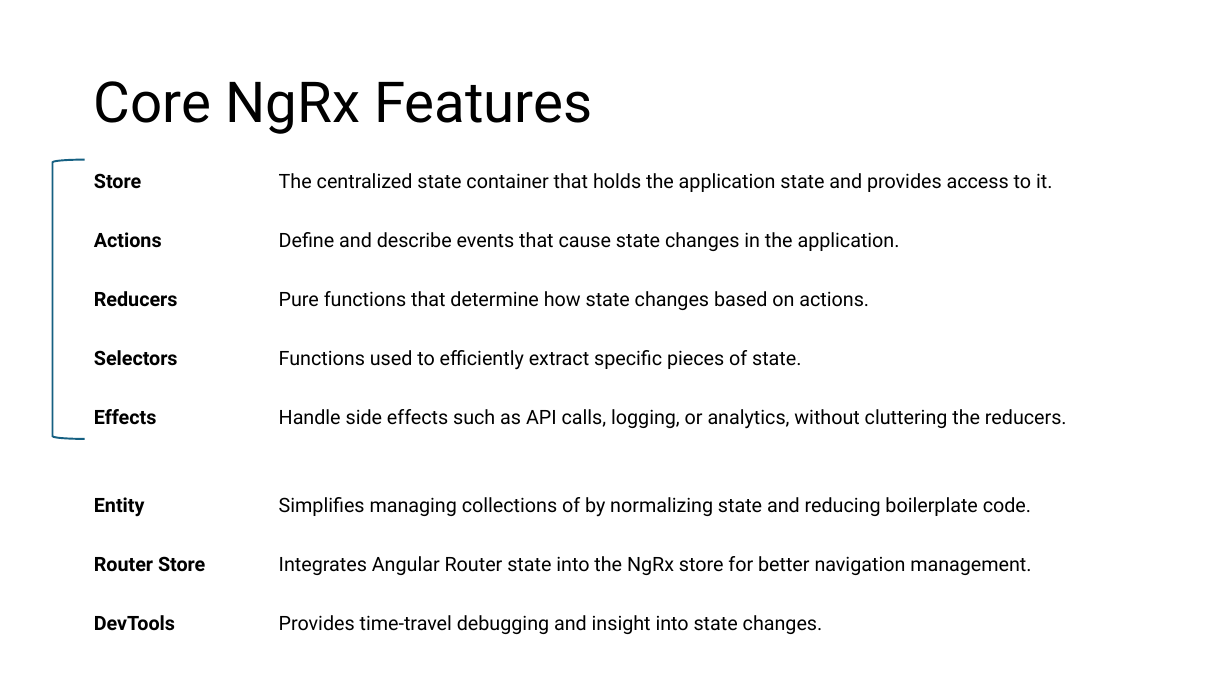
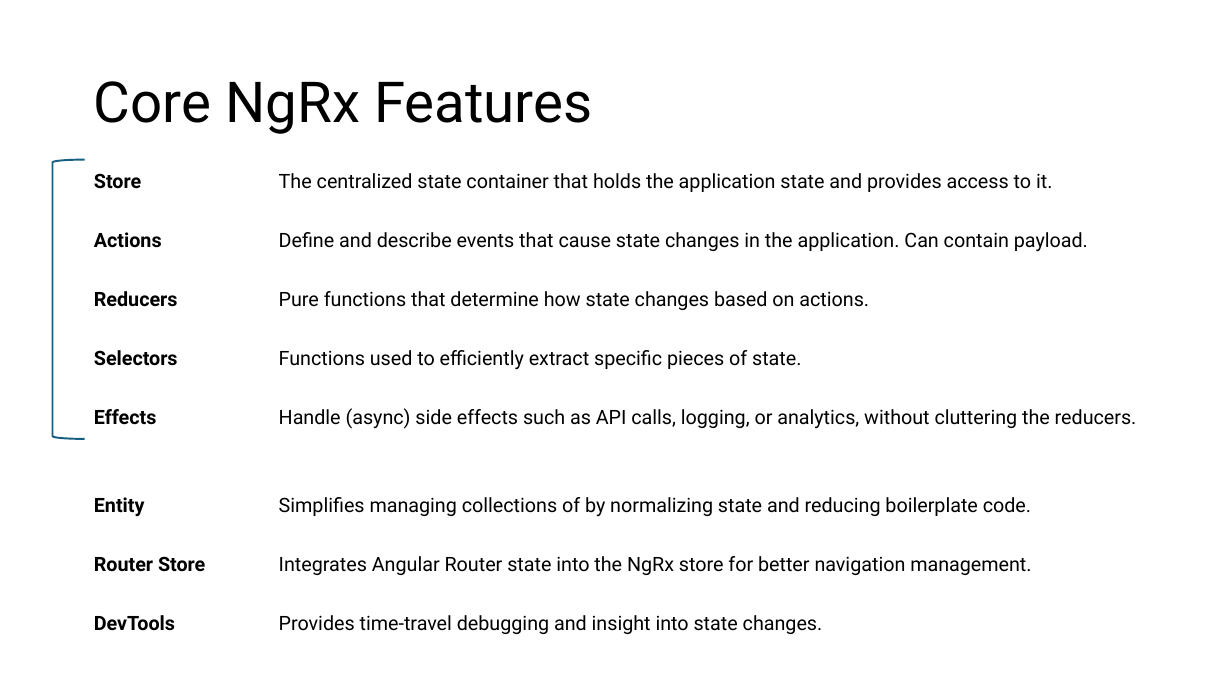
Before and after one commit to egliloris/movie-center-x, a slide deck: slide 8 of NgRx Workshop.pptx. Drawn at 1232x693 pixels with LibreOffice and Linux fonts; fonts in the diff are those of the drawing. Boxes give left, top, right and bottom in pixels: in the first picture for what was removed or moved away, otherwise in the second. Text is boxed around its words. In the diff, an @@ line names an element or a change of style, - is before the commit and + after.

```diff
--- a/NgRx Workshop.pptx
+++ b/NgRx Workshop.pptx
@@ text at bbox=[94, 232, 1088, 252]: text changed @@
-Actions Define and describe events that cause state changes in the application.
+Actions Define and describe events that cause state changes in the application. Can contain payload.
@@ text at bbox=[94, 408, 1137, 429]: text changed @@
-Effects Handle side effects such as API calls, logging, or analytics, without cluttering the reducers.
+Effects Handle (async) side effects such as API calls, logging, or analytics, without cluttering the reducers.
```
Also in this commit, not shown: 7 other slides changed.
